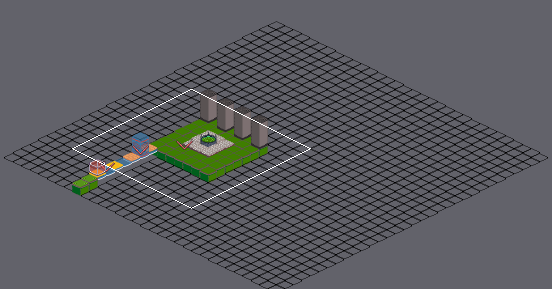
Two states of a Tiled map (JSON), src/map/floor1-tut-vr3-west2.json. Above, an overview of the earlier version with the close-up marked.
Close-up. As it was:
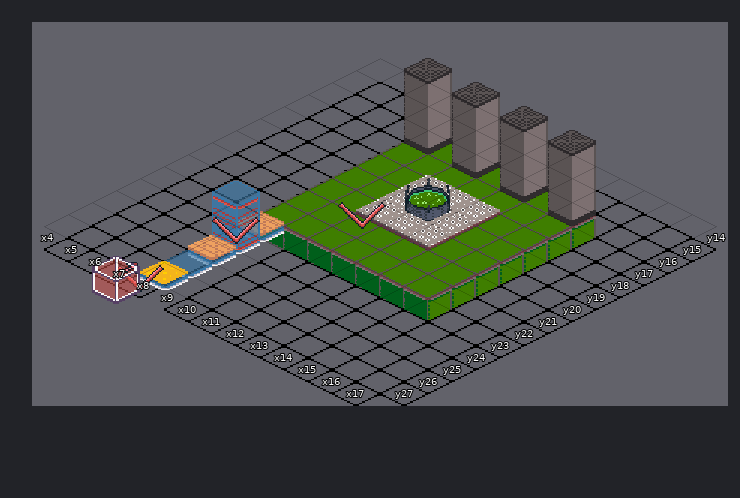
Cells are 32x16 px. Isometric: x runs down to the right, y down to the left. Shown: x 4..17, y 14..27.
The same view after the edit:
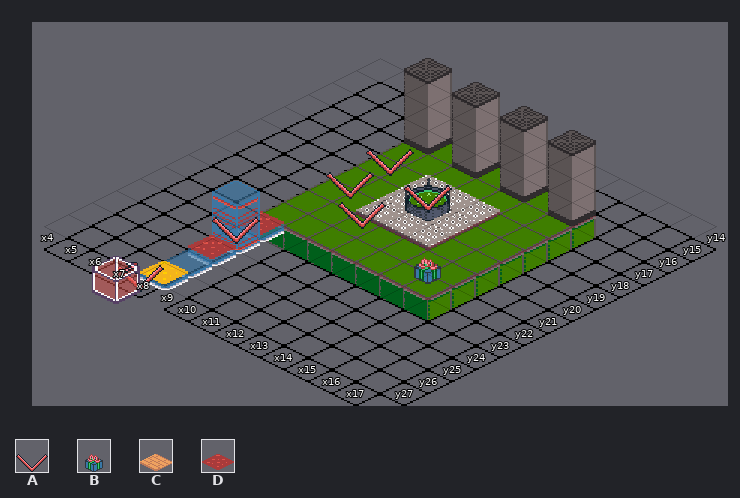
Key: from "control": A 1, B 8; from "floors": C 19, D 24.
_ is an empty cell, . an unchanged one.
Objects are placed by the point they stand on, in cells (3,4 is the top-left corner of cell 3,4); size is 1x1 cell unless given.
Diff:
--- layer "Tiles2"
@@ x 8..8 @@
-23 C
+23 D
@@ x 8..8 @@
-25 C
+25 D
--- layer "Objects"
+A "MarkerConscience" at 9.2,18.7 size 1x2
+A "MarkerHealPool" at 11.4,19.4 size 1x2
+A "MarkerAda" at 9.2,20.5 size 1x2
+B "ItemZoeBracelet" at 14.4,22.4 size 1x2
Changed places in both close-ups, as pixel boxes (x1, y1, x2, y2):
added: (326, 149, 452, 212)
changed: (188, 211, 284, 260)
added: (414, 257, 441, 284)
